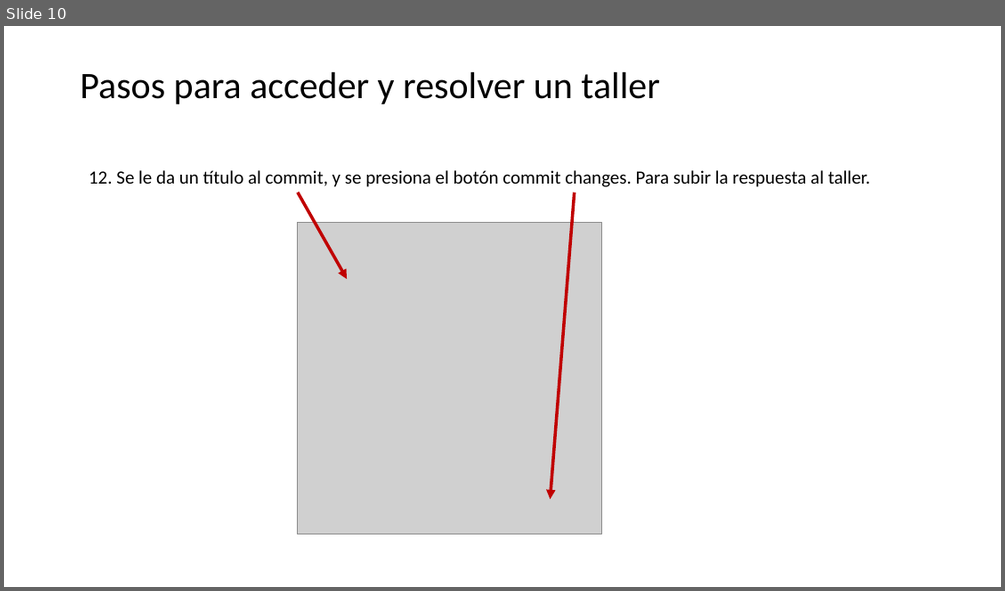
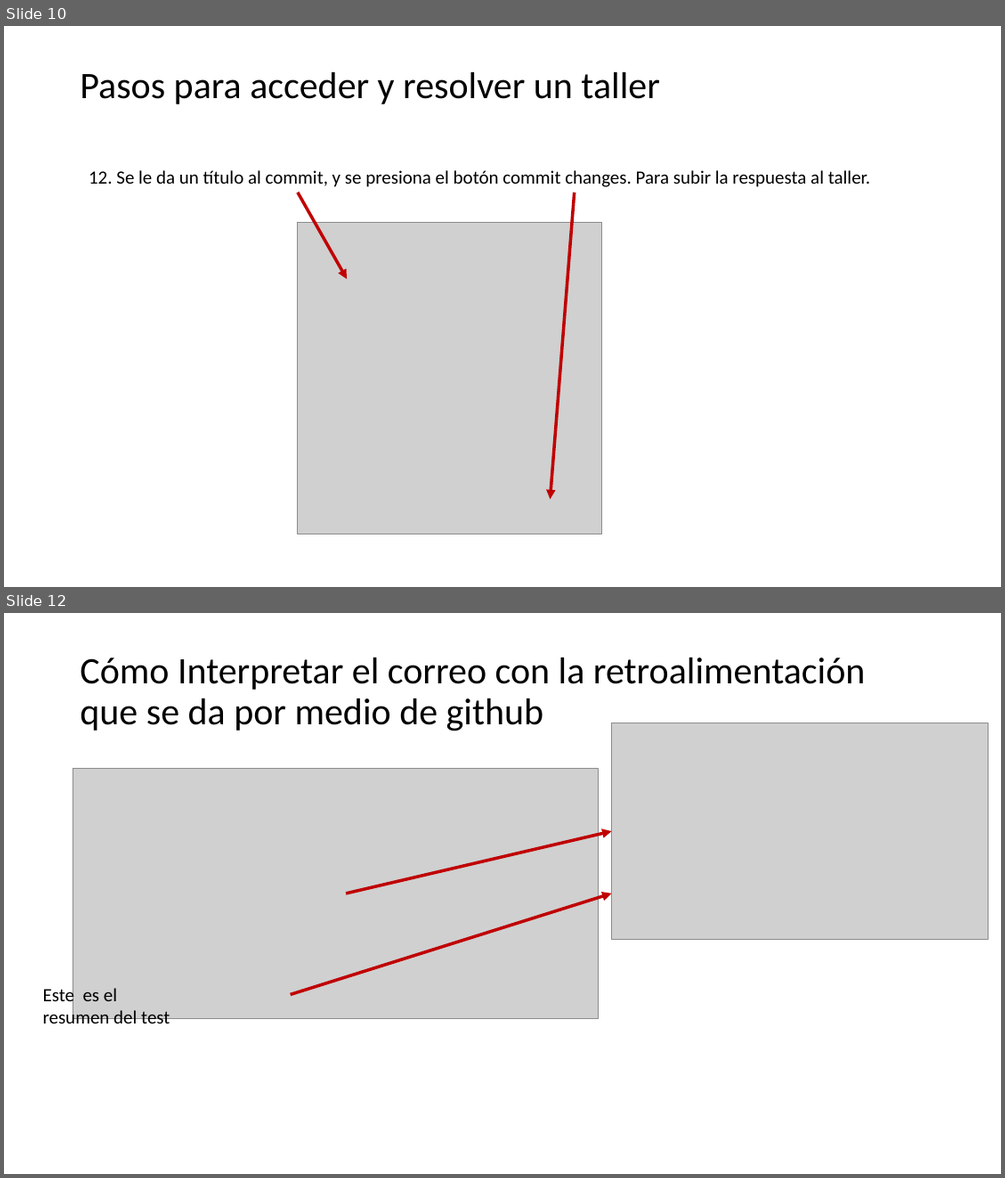
Before and after one commit to CesarLopez-Profe/Logica-de-programacion, a slide deck: Pasos_para_acceder_resolver_taller_offline.pptx. Shown one above the other, each under a label of ours: slide 10 before the commit, slides 10 and 12 after it; the slides between them are not shown. The pictures are 1005x591 and 1005x1178 pixels, drawn with LibreOffice and Linux fonts; fonts in the diff are those of the drawing; grey boxes stand for pictures. Boxes give left, top, right and bottom in pixels: in the first picture for what was removed or moved away, otherwise in the second. Text is boxed around its words. In the diff, an @@ line names an element or a change of style, - is before the commit and + after.

Commit message:
Actualizacion ppts condicionales y pasos para talleres en github

```diff
--- a/Pasos_para_acceder_resolver_taller_offline.pptx
+++ b/Pasos_para_acceder_resolver_taller_offline.pptx
@@ slide 12 added at <box>4,613,1001,1174</box>, background #FFFFFF @@
@@ title added at <box>80,657,866,731</box>, 36 pt, text #000000 @@
+Cómo Interpretar el correo con la retroalimentación que se da por medio de github
@@ picture added at <box>612,723,989,939</box> @@
@@ picture added at <box>73,768,599,1019</box> @@
@@ arrow added from (346, 893) to (612, 831), #C00000 3 pt @@
@@ arrow added from (291, 995) to (612, 893), #C00000 3 pt @@
@@ text added at <box>43,986,170,1030</box>, 18 pt, text #000000 @@
+Este es el resumen del test
```
Also in this commit, not shown: 4 other slides added, 2 other files.
